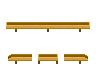
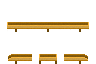
Before/after of a 96 x 64 layered artwork. What changed in the layer stack:
painted on "Left" over (6, 22, 32, 32)
painted on "Right" over (87, 22, 90, 30)
painted on "Lone" over (38, 54, 58, 64)
